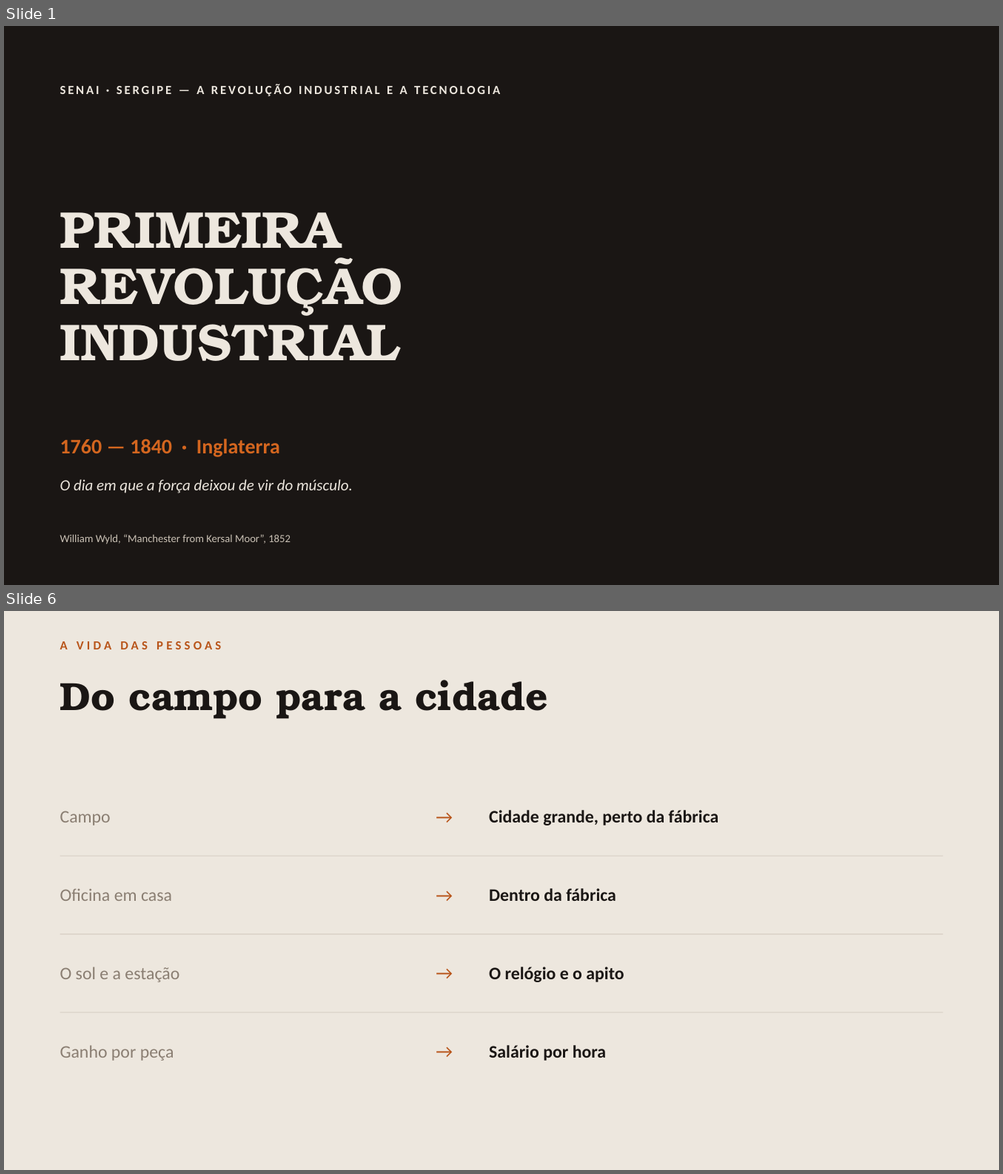
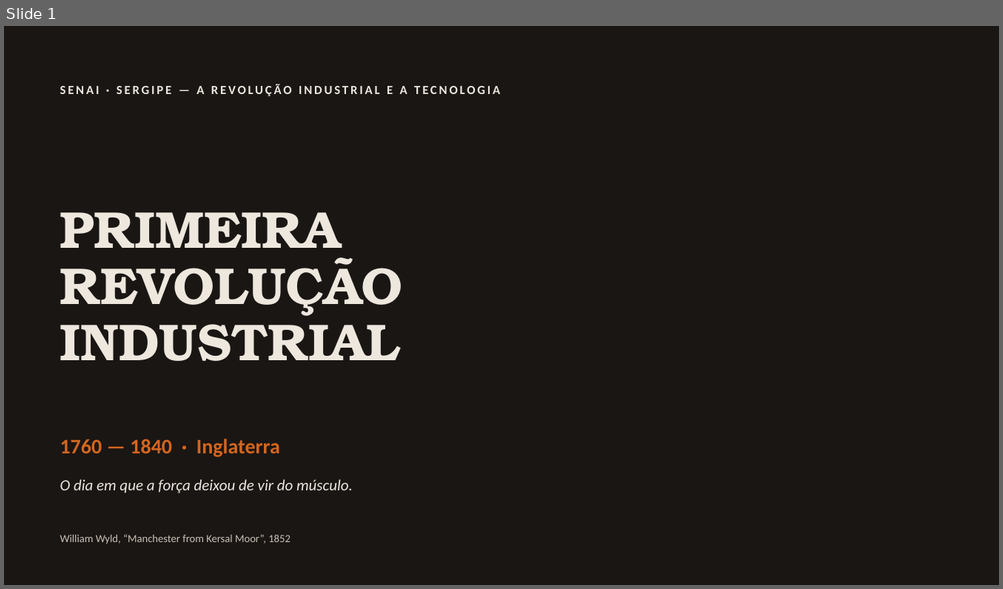
Before and after one commit to guirab734/industry, a slide deck: docs/primeira-revolucao-industrial.pptx. Shown one above the other, each under a label of ours: slides 1 and 6 before the commit, slide 1 after it; the slides between them are not shown. The pictures are 1003x1174 and 1003x589 pixels, drawn with LibreOffice and Linux fonts; fonts in the diff are those of the drawing; background and template pictures are left out. Boxes give left, top, right and bottom in pixels: in the first picture for what was removed or moved away, otherwise in the second. Text is boxed around its words. In the diff, an @@ line names an element or a change of style, - is before the commit and + after.

Commit message:
Slide reduzido a três: capa, resumo e as cinco perguntas
De 10 para 3 slides, mantendo a estética e a capa intactas.

O conteúdo dos oito slides intermediários vira quatro tópicos de uma
linha cada — onde começou, o que a máquina a vapor substituiu, a
produção indo para a fábrica e o custo para o trabalhador — ao lado da
gravura de tecelagem de 1835.

A explicação de cada tópico e as respostas das cinco perguntas ficam nas
notas de orador, para serem faladas em vez de lidas na tela.

Créditos das imagens numa linha no rodapé do último slide.

```diff
--- a/docs/primeira-revolucao-industrial.pptx
+++ b/docs/primeira-revolucao-industrial.pptx
@@ slide 6 removed at bbox=[4, 611, 999, 1170], background #EDE7DE @@
@@ text removed at bbox=[60, 641, 221, 649] @@
-A VIDA DAS PESSOAS
@@ text removed at bbox=[60, 680, 548, 719] @@
-Do campo para a cidade
@@ text removed at bbox=[422, 797, 466, 834] @@
-→
@@ text removed at bbox=[489, 810, 719, 826] @@
-Cidade grande, perto da fábrica
@@ text removed at bbox=[60, 811, 111, 826] @@
-Campo
@@ rectangle removed at bbox=[60, 856, 942, 857] @@
@@ text removed at bbox=[422, 876, 466, 913] @@
-→
@@ text removed at bbox=[60, 889, 172, 901] @@
-Oficina em casa
@@ text removed at bbox=[489, 889, 616, 901] @@
-Dentro da fábrica
@@ rectangle removed at bbox=[60, 934, 942, 935] @@
@@ text removed at bbox=[422, 954, 466, 991] @@
-→
@@ text removed at bbox=[60, 967, 179, 982] @@
-O sol e a estação
@@ text removed at bbox=[489, 967, 623, 982] @@
-O relógio e o apito
@@ rectangle removed at bbox=[60, 1012, 942, 1013] @@
@@ text removed at bbox=[60, 1045, 174, 1061] @@
-Ganho por peça
@@ text removed at bbox=[422, 1033, 466, 1070] @@
-→
@@ text removed at bbox=[489, 1045, 606, 1061] @@
-Salário por hora
```
Also in this commit, not shown: 1 slide changed, 1 slide added, 7 other slides removed, 1 other file.
